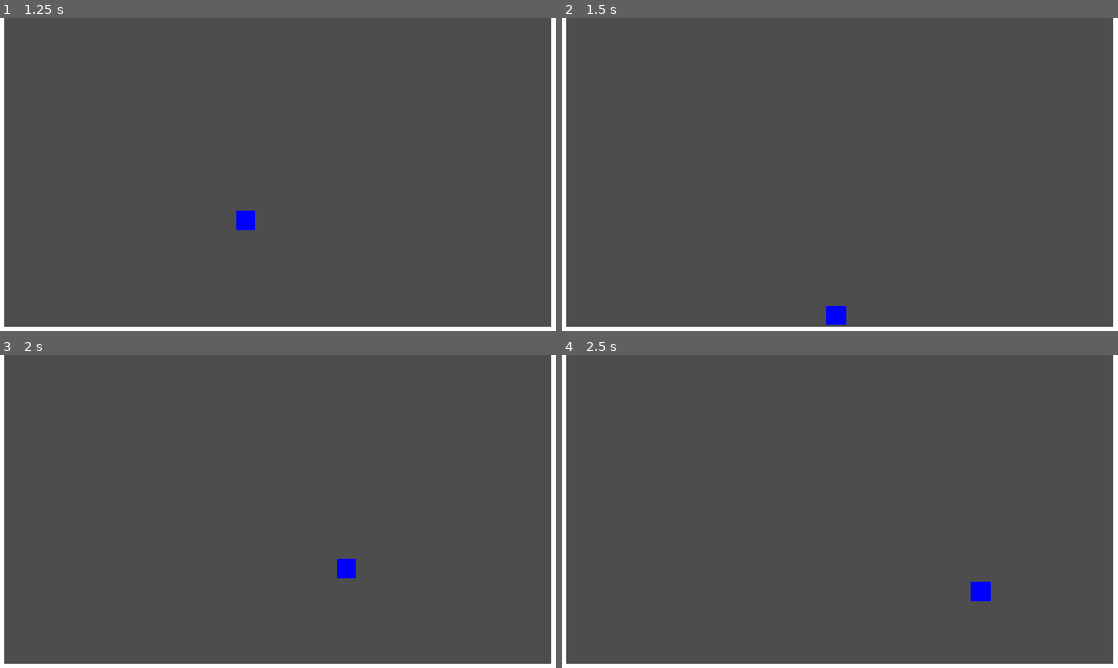
Above: before the commit, frames 1-4 (two rows, left to right).
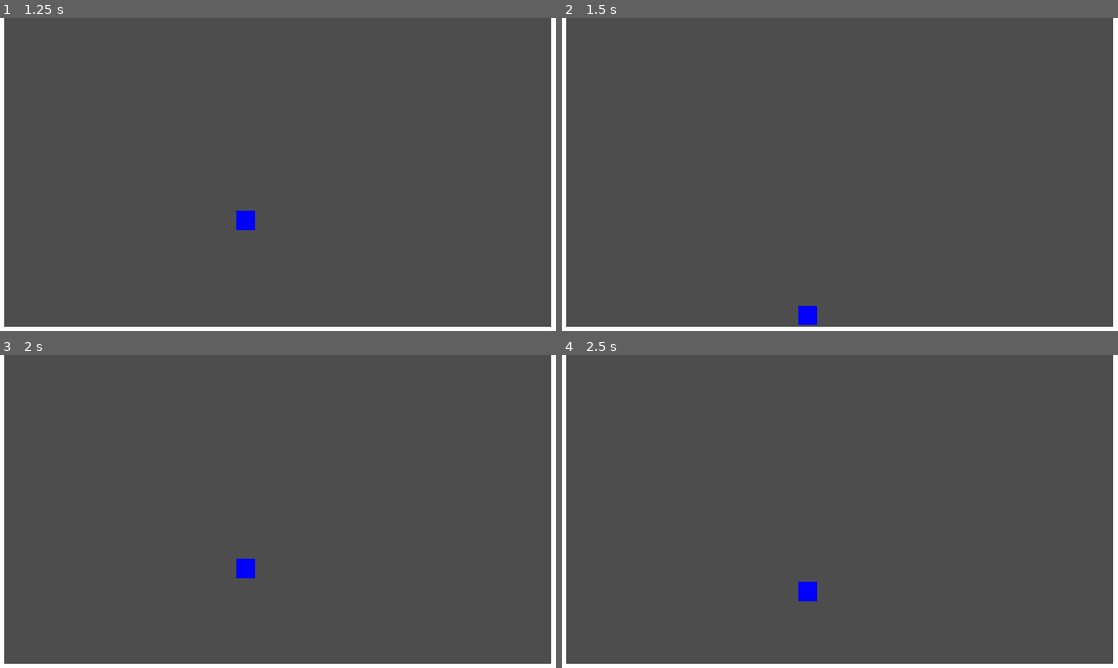
Above: after the commit, the same moments.

Repository: fkm-X3/Games-lib
Game: Godot game, scene res://main_menu.tscn
Same seed, same stepped clock (60 frames per second), same inputs: the game is played once before the commit and once after it.
Inputs:
- Up to frame 1 (1.25 s): click "Game Start" at 0.5 s
- Up to frame 2 (1.5 s): tap Enter (ui_accept) at 1.25, 1.35 s; hold Right (ui_right) from 1.28 s (still down)
- Up to frame 3 (2 s): keep holding Right (ui_right); tap Space (move_jump, bound only after the commit) at 1.52, 1.82 s; tap E (attack_1, bound only after the commit) at 1.55 s
- Up to frame 4 (2.5 s): keep holding Right (ui_right); tap E (attack_1, bound only after the commit) at 2.1 s; tap Space (move_jump, bound only after the commit) at 2.27 s; tap F (attack_2, bound only after the commit) at 2.3 s

Frame 1 is identical in both runs. In frame 2, 0.4% of the frame differs, in the area x 42-52%, y 92-98%; in frame 3, 0.4%; in frame 4, 0.4%, in the area x 42-78%, y 72-79%.

Commit message:
Moved maingame, added placeholder attacks

Diff:
--- a/Cube-Combat/main.tscn
+++ b/Cube-Combat/Scene/Game/main.tscn
@@ -1,6 +1,6 @@
 [gd_scene format=3 uid="uid://cqow47bch5ocs"]
 
-[ext_resource type="PackedScene" uid="uid://ckudr8chj1kgo" path="res://player.tscn" id="1_jjgbg"]
+[ext_resource type="PackedScene" uid="uid://ckudr8chj1kgo" path="res://Scene/Game/player.tscn" id="1_f4tam"]
 
 [sub_resource type="RectangleShape2D" id="RectangleShape2D_g4v7s"]
 size = Vector2(53.161312, 8.312637)
@@ -48,5 +48,5 @@
 offset_right = 40.0
 offset_bottom = 40.0
 
-[node name="Node2D" parent="." unique_id=181259765 instance=ExtResource("1_jjgbg")]
+[node name="Node2D" parent="." unique_id=181259765 instance=ExtResource("1_f4tam")]
 position = Vector2(488, 176)
--- a/Cube-Combat/main_menu.gd
+++ b/Cube-Combat/Scene/Game/main_menu.gd
@@ -12,7 +12,7 @@
 
 
 func _on_game_start_pressed() -> void:
-	get_tree().change_scene_to_file("res://main.tscn")
+	get_tree().change_scene_to_file("res://Scene/Game/main.tscn")
 
 
 func _on_settings_pressed() -> void:
--- /dev/null
+++ b/Cube-Combat/Scene/Game/player.gd
@@ -0,0 +1,59 @@
+extends CharacterBody2D
+
+@export var speed: float = 300.0
+@export var jump_velocity: float = -600.0
+
+var gravity: int = ProjectSettings.get_setting("physics/2d/default_gravity")
+
+# Track if the player is currently locked in an attack animation
+var is_attacking: bool = false
+
+func _physics_process(delta: float) -> void:
+	# Apply Gravity (still applies while attacking so you can fall/jump-attack)
+	if not is_on_floor():
+		velocity.y += gravity * delta
+
+	# Check for Attacks
+	# Only allow attacking if you aren't already in the middle of an attack
+	if not is_attacking:
+		if Input.is_action_just_pressed("attack_1"):
+			start_attack("attack_1")
+		elif Input.is_action_just_pressed("attack_2"):
+			start_attack("attack_2")
+
+	# Handle Jump & Movement
+	# Lock these out if the player is currently attacking
+	if not is_attacking:
+		if Input.is_action_just_pressed("move_jump") and is_on_floor():
+			velocity.y = jump_velocity
+
+		var direction := Input.get_axis("move_left", "move_right")
+		if direction != 0:
+			velocity.x = direction * speed
+		else:
+			velocity.x = move_toward(velocity.x, 0, speed)
+	else:
+		# Stop horizontal momentum instantly when attacking on the ground
+		if is_on_floor():
+			velocity.x = move_toward(velocity.x, 0, speed)
+
+	move_and_slide()
+
+# Triggers the attack logic
+func start_attack(attack_type: String) -> void:
+	is_attacking = true
+
+	if attack_type == "attack_1":
+		print("Performing Light Attack!")
+		# If using an AnimationPlayer, you would call: $AnimationPlayer.play("light_attack")
+	elif attack_type == "attack_2":
+		print("Performing Heavy Attack!")
+		# If using an AnimationPlayer, you would call: $AnimationPlayer.play("heavy_attack")
+
+	# TEMPORARY: Right now, we use a quick timer to reset the attack state.
+	# In a real game, you will hook this up to your AnimationPlayer's "animation_finished" signal.
+	await get_tree().create_timer(0.4).timeout
+	_on_attack_finished()
+
+func _on_attack_finished() -> void:
+	is_attacking = false
--- a/Cube-Combat/player.tscn
+++ b/Cube-Combat/Scene/Game/player.tscn
@@ -1,6 +1,6 @@
 [gd_scene format=3 uid="uid://ckudr8chj1kgo"]
 
-[ext_resource type="Script" uid="uid://80kl10p8d3vr" path="res://player.gd" id="1_4flbx"]
+[ext_resource type="Script" uid="uid://80kl10p8d3vr" path="res://Scene/Game/player.gd" id="1_4flbx"]
 
 [sub_resource type="RectangleShape2D" id="RectangleShape2D_yf5fn"]
 size = Vector2(40, 40)
--- a/Cube-Combat/main_menu.tscn
+++ b/Cube-Combat/main_menu.tscn
@@ -1,6 +1,6 @@
 [gd_scene format=3 uid="uid://crev2inf1u6xe"]
 
-[ext_resource type="Script" uid="uid://dn12u7ocbrg15" path="res://main_menu.gd" id="1_06t4h"]
+[ext_resource type="Script" uid="uid://dn12u7ocbrg15" path="res://Scene/Game/main_menu.gd" id="1_06t4h"]
 
 [sub_resource type="StyleBoxFlat" id="StyleBoxFlat_rhts7"]
 bg_color = Color(1, 1, 1, 1)
--- a/Cube-Combat/player.gd
+++ /dev/null
@@ -1,25 +0,0 @@
-extends CharacterBody2D
-
-const SPEED = 300.0
-const JUMP_VELOCITY = -600.0
-
-# Get the gravity from the project settings to be synced with RigidBody nodes.
-var gravity = ProjectSettings.get_setting("physics/2d/default_gravity")
-
-func _physics_process(delta):
-	# Add the gravity.
-	if not is_on_floor():
-		velocity.y += gravity * delta
-
-	# Handle jump.
-	if Input.is_action_just_pressed("ui_accept") and is_on_floor():
-		velocity.y = JUMP_VELOCITY
-
-	# Get the input direction: -1 for left, 1 for right, 0 for still
-	var direction = Input.get_axis("ui_left", "ui_right")
-	if direction:
-		velocity.x = direction * SPEED
-	else:
-		velocity.x = move_toward(velocity.x, 0, SPEED)
-
-	move_and_slide()
--- a/Cube-Combat/project.godot
+++ b/Cube-Combat/project.godot
@@ -20,6 +20,35 @@
 window/stretch/mode="canvas_items"
 window/stretch/aspect="expand"
 
+[input]
+
+move_left={
+"deadzone": 0.2,
+"events": [Object(InputEventKey,"resource_local_to_scene":false,"resource_name":"","device":-1,"window_id":0,"alt_pressed":false,"shift_pressed":false,"ctrl_pressed":false,"meta_pressed":false,"pressed":false,"keycode":0,"physical_keycode":65,"key_label":0,"unicode":97,"location":0,"echo":false,"script":null)
+]
+}
+move_right={
+"deadzone": 0.2,
+"events": [Object(InputEventKey,"resource_local_to_scene":false,"resource_name":"","device":-1,"window_id":0,"alt_pressed":false,"shift_pressed":false,"ctrl_pressed":false,"meta_pressed":false,"pressed":false,"keycode":0,"physical_keycode":68,"key_label":0,"unicode":100,"location":0,"echo":false,"script":null)
+]
+}
+move_jump={
+"deadzone": 0.2,
+"events": [Object(InputEventKey,"resource_local_to_scene":false,"resource_name":"","device":-1,"window_id":0,"alt_pressed":false,"shift_pressed":false,"ctrl_pressed":false,"meta_pressed":false,"pressed":false,"keycode":0,"physical_keycode":32,"key_label":0,"unicode":32,"location":0,"echo":false,"script":null)
+, Object(InputEventKey,"resource_local_to_scene":false,"resource_name":"","device":-1,"window_id":0,"alt_pressed":false,"shift_pressed":false,"ctrl_pressed":false,"meta_pressed":false,"pressed":false,"keycode":0,"physical_keycode":87,"key_label":0,"unicode":119,"location":0,"echo":false,"script":null)
+]
+}
+attack_1={
+"deadzone": 0.2,
+"events": [Object(InputEventKey,"resource_local_to_scene":false,"resource_name":"","device":-1,"window_id":0,"alt_pressed":false,"shift_pressed":false,"ctrl_pressed":false,"meta_pressed":false,"pressed":false,"keycode":0,"physical_keycode":69,"key_label":0,"unicode":101,"location":0,"echo":false,"script":null)
+]
+}
+attack_2={
+"deadzone": 0.2,
+"events": [Object(InputEventKey,"resource_local_to_scene":false,"resource_name":"","device":-1,"window_id":0,"alt_pressed":false,"shift_pressed":false,"ctrl_pressed":false,"meta_pressed":false,"pressed":false,"keycode":0,"physical_keycode":70,"key_label":0,"unicode":102,"location":0,"echo":false,"script":null)
+]
+}
+
 [physics]
 
 3d/physics_engine="Jolt Physics"
Renamed: Cube-Combat/player.gd.uid -> Cube-Combat/Scene/Game/player.gd.uid
